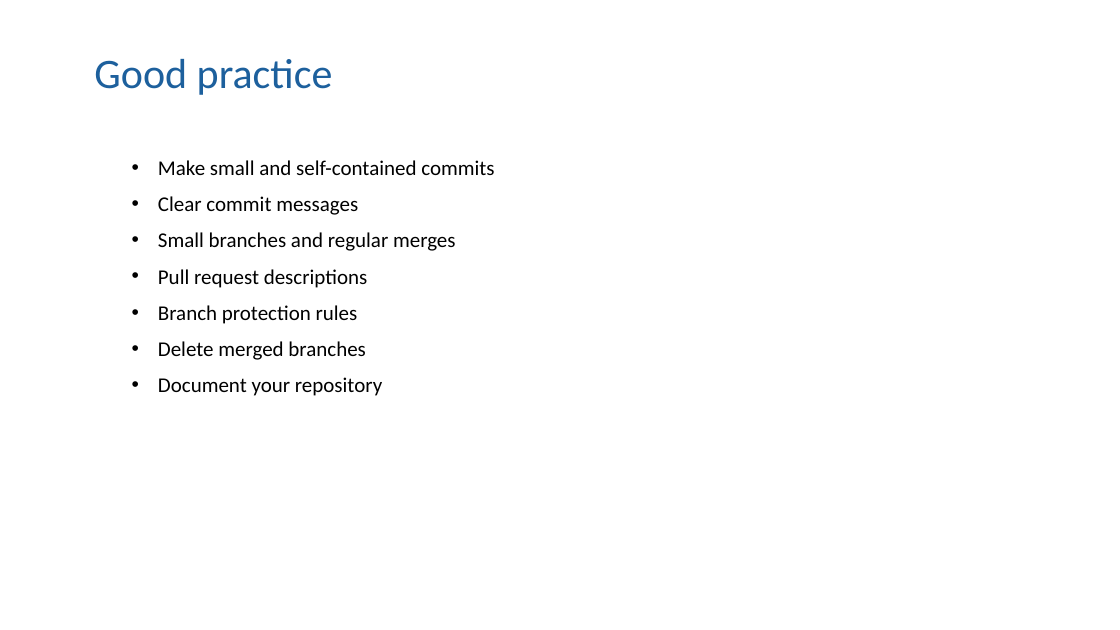
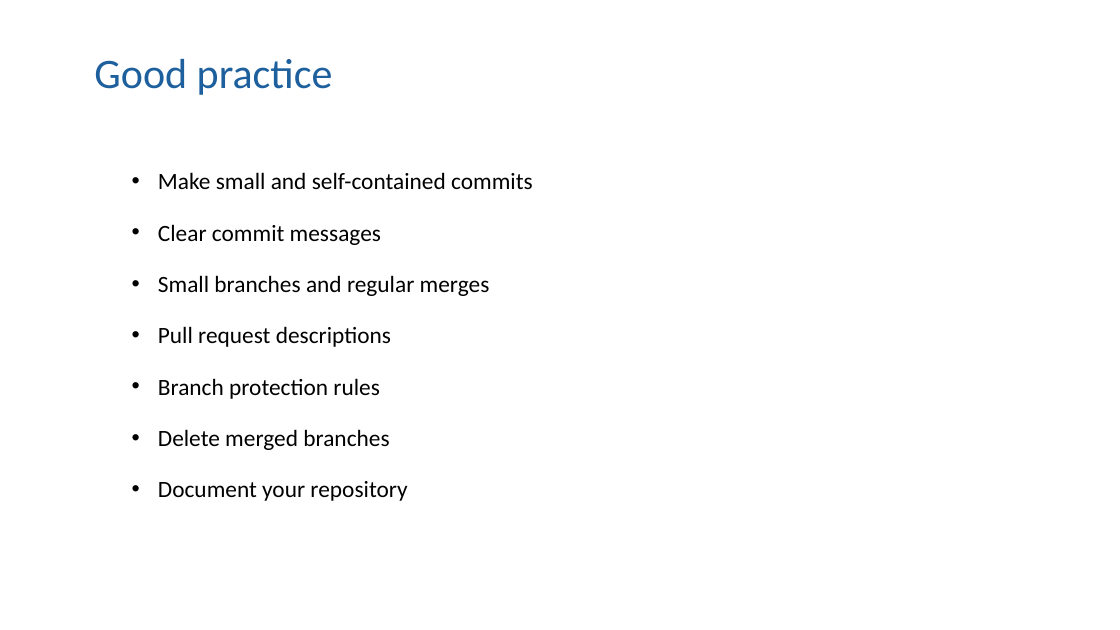
Before and after one commit to moj-analytical-services/intro_to_github_training, a slide deck: slide 34 of GitGitHub slides.pptx (slide 30 before the commit). Drawn at 1120x630 pixels with LibreOffice and Linux fonts; fonts in the diff are those of the drawing. Boxes give left, top, right and bottom in pixels: in the first picture for what was removed or moved away, otherwise in the second. Text is boxed around its words. In the diff, an @@ line names an element or a change of style, - is before the commit and + after.

```diff
--- a/GitGitHub slides.pptx
+++ b/GitGitHub slides.pptx
@@ text "Make small and self-contained commits" at [158,172,533,501]: size 18 to 20 pt; line spacing 1.07 to 1.5 @@
```
Also in this commit, not shown: 4 other slides changed, 4 slides added.
